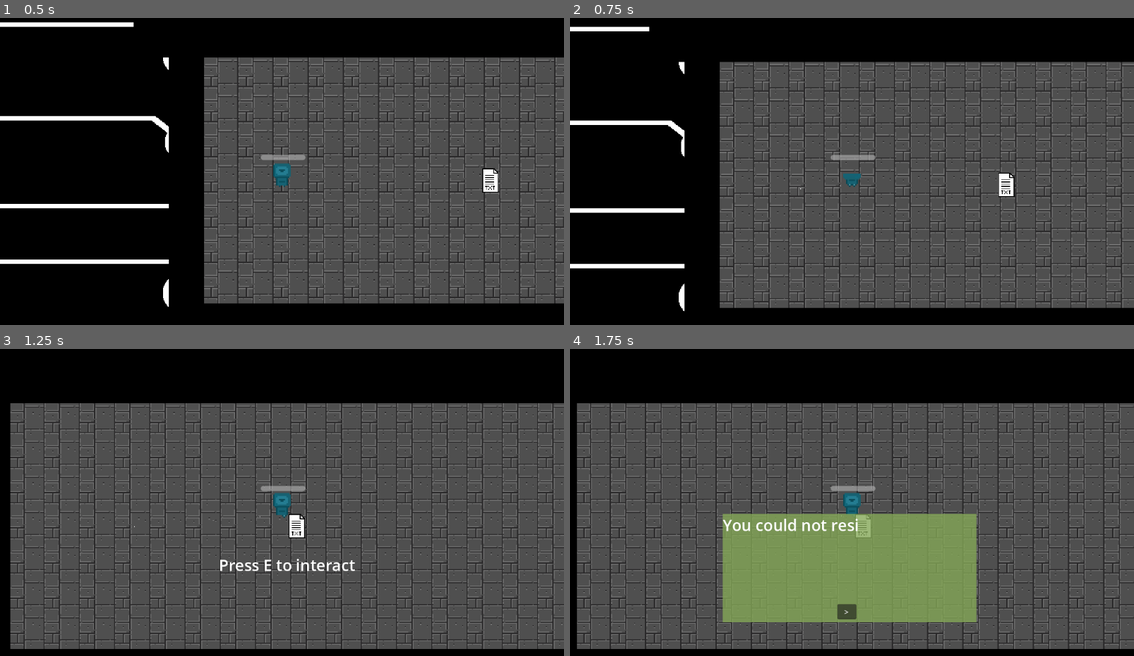
Above: before the commit, frames 1-4 (two rows, left to right).
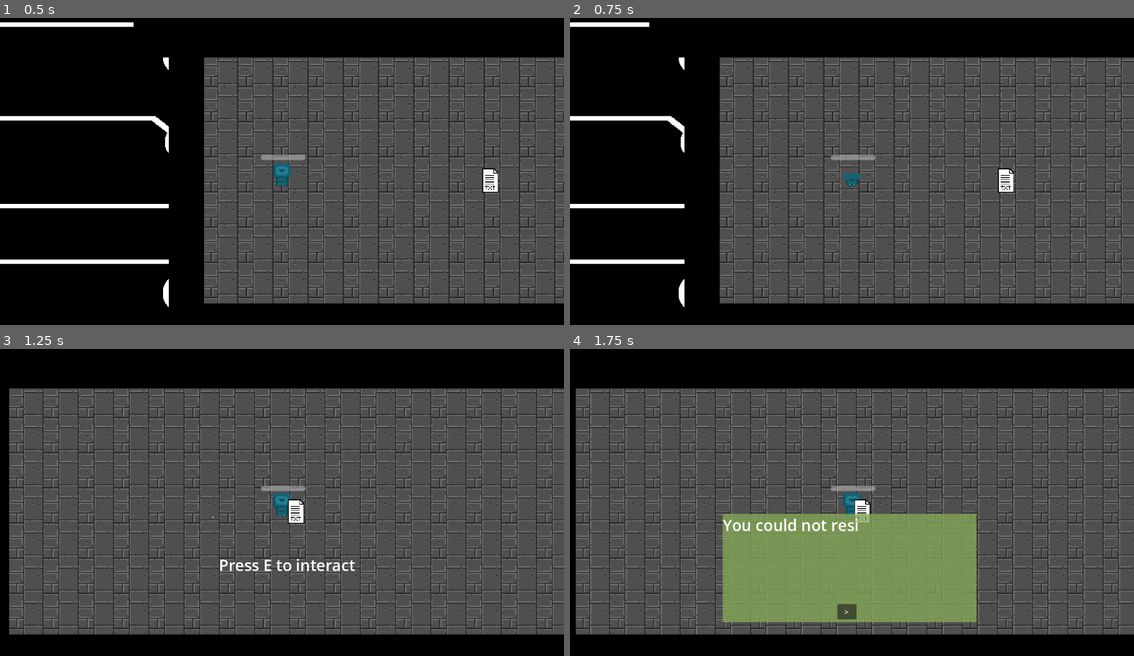
Above: after the commit, the same moments.

Repository: SupercraftD/hackthenest2025
Game: Godot game, scene res://world.tscn
Two runs of this game, one before a commit and one after it. Both use one fixed random seed, a clock stepped at 60 frames per second and the inputs below.
Inputs (mouse positions are in pixels of both pictures, inside the frame that each line leads up to):
- Up to frame 1 (0.5 s): no input
- Up to frame 2 (0.75 s): move the mouse to (976, 159) at 0.52 s; hold D (right) from 0.53 s (still down); tap Shift (roll) at 0.6 s
- Up to frame 3 (1.25 s): keep holding D (right)
- Up to frame 4 (1.75 s): tap E (interact) at 1.25, 1.35 s; move the mouse to (739, 520) at 1.27 s; release D (right) at 1.28 s; hold S (down) from 1.28 s (still down); tap Shift (roll) at 1.55 s

Frame 1 is identical in both runs. In frame 2, 21% of the frame differs, in the area x 0-100%, y 1-96%; in frame 3, 32%, in the area x 1-100%, y 12-98%; in frame 4, 27%.

Commit message:
fix roll

Diff:
--- a/player.gd
+++ b/player.gd
@@ -56,7 +56,7 @@
 
 	if Input.is_action_just_pressed("roll") and roll.canRoll:
 		isRolling = true
-		rollVector = (get_global_mouse_position()-global_position).normalized() * rollSpeed
+		rollVector = velocity.normalized()* rollSpeed
 		$AnimatedSprite2D.play("roll")
 		roll.startRoll(.4)
 		await roll.rollDone
Not shown: 1 places in world.tscn that only renumber resources
